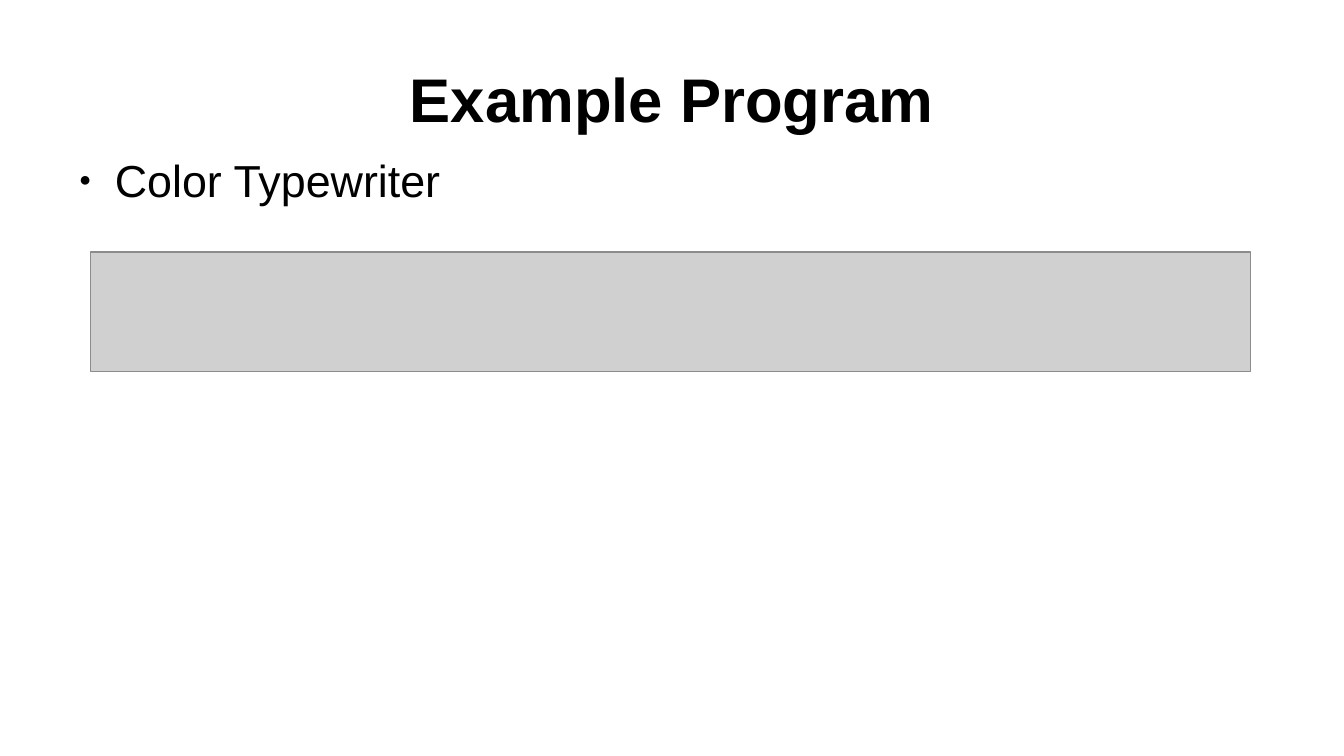
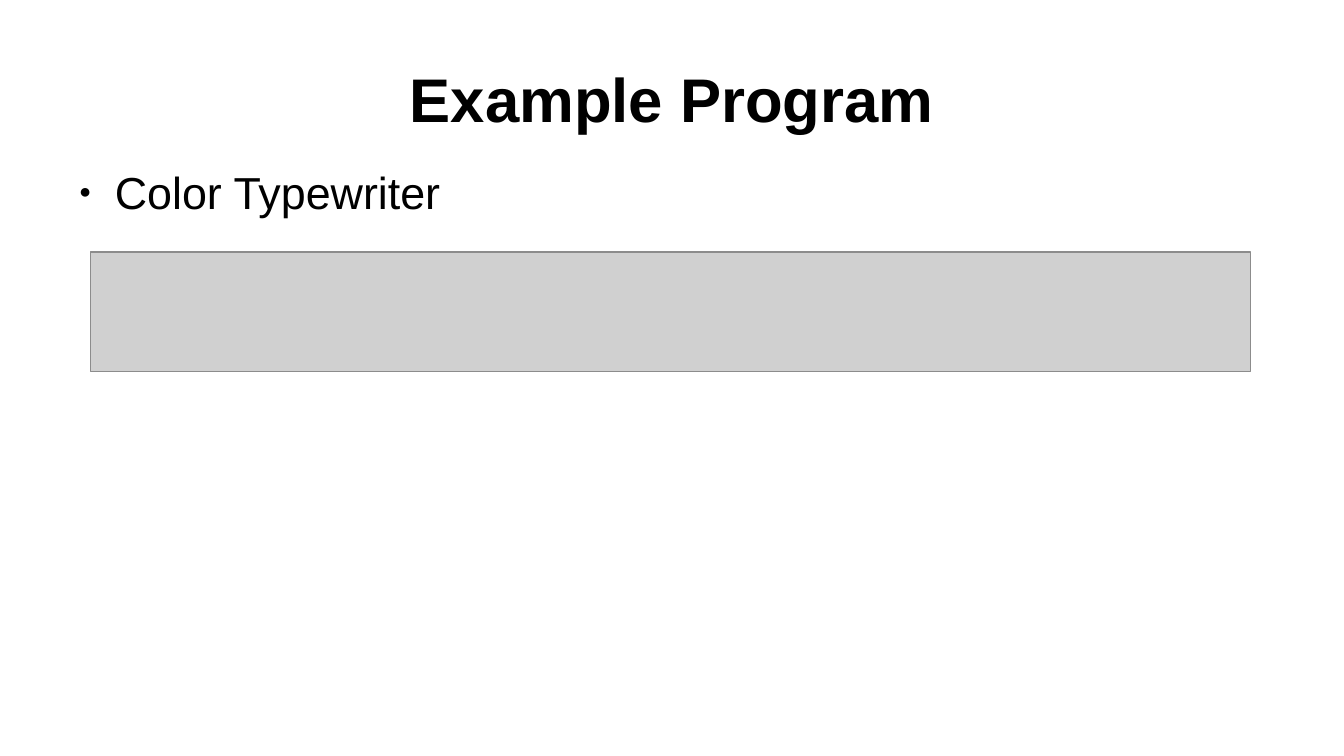
Before and after one commit to SlithyMatt/zxs-assembly-tutorial, a slide deck: slide 15 of Lesson10/Lesson10.odp. Drawn at 1344x756 pixels with LibreOffice and Linux fonts; fonts in the diff are those of the drawing; grey boxes stand for pictures. Boxes give left, top, right and bottom in pixels: in the first picture for what was removed or moved away, otherwise in the second. Text is boxed around its words. In the diff, an @@ line names an element or a change of style, - is before the commit and + after.

```diff
--- a/Lesson10/Lesson10.odp
+++ b/Lesson10/Lesson10.odp
@@ text "Color Typewriter": place and size @@
-text "Color Typewriter" at box(115, 164, 441, 206)
+text "Color Typewriter" at box(115, 176, 441, 218)
```
Also in this commit, not shown: 1 other slide changed, 3 other files.
